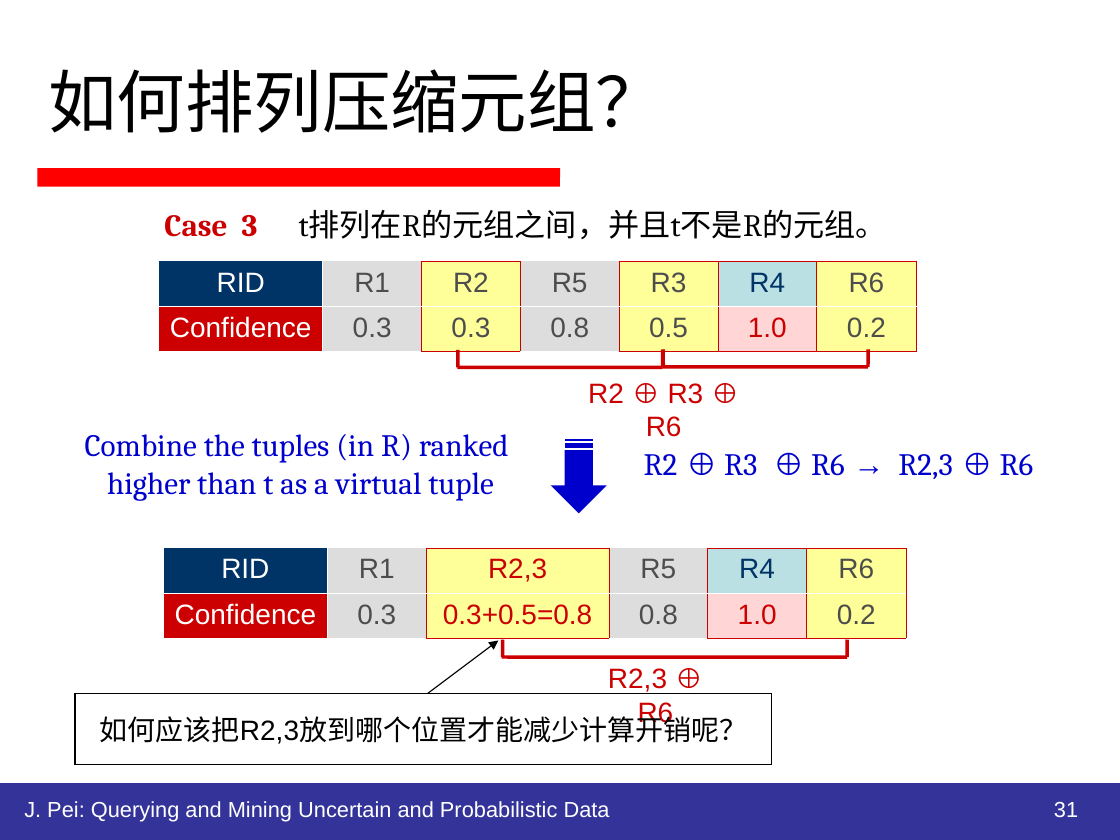
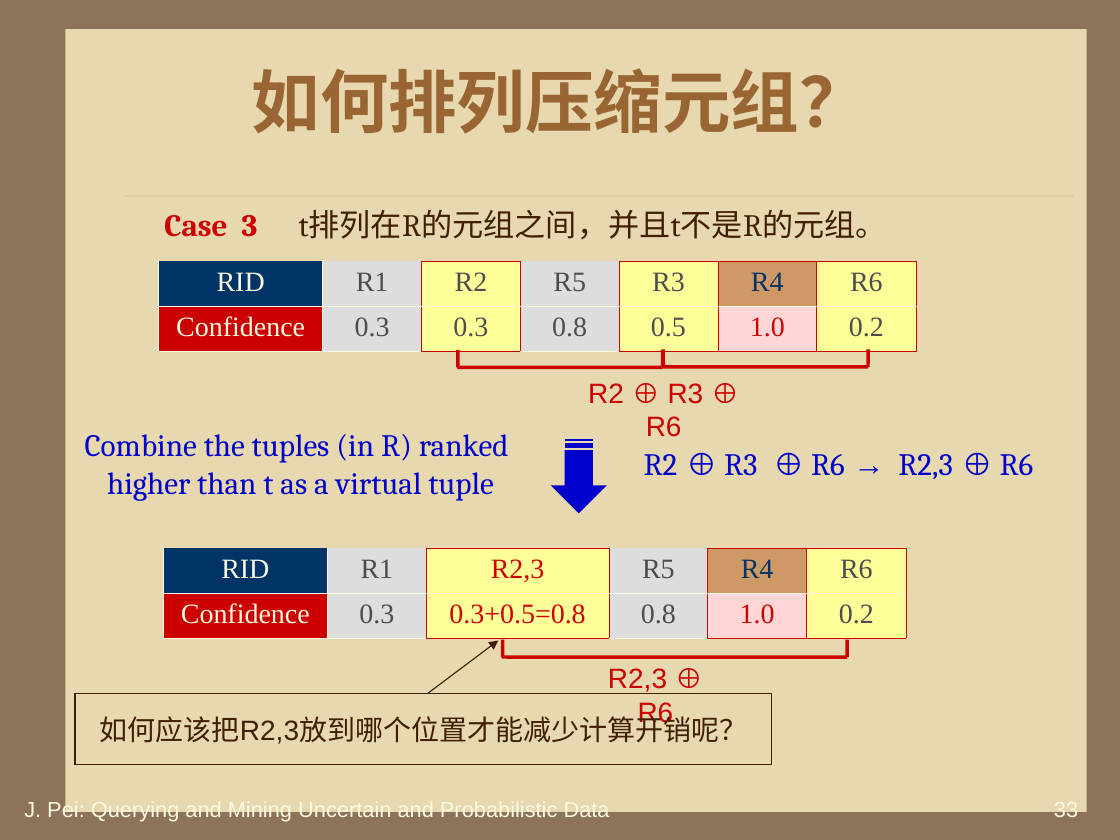
Before and after one commit to HiltonWei/wpstest, a slide deck: slide 33 of branches/区钺坚/读书报告/不确定性数据的查询分析处理.ppt (slide 31 before the commit). Drawn at 1120x840 pixels with LibreOffice and Linux fonts; fonts in the diff are those of the drawing; background and template pictures are left out. Boxes give left, top, right and bottom in pixels: in the first picture for what was removed or moved away, otherwise in the second. Text is boxed around its words. In the diff, an @@ line names an element or a change of style, - is before the commit and + after.

```diff
--- a/branches/区钺坚/读书报告/不确定性数据的查询分析处理.ppt
+++ b/branches/区钺坚/读书报告/不确定性数据的查询分析处理.ppt
@@ background #FFFFFF to #8C735A @@
@@ title "如何排列压缩元组？" at bbox=[252, 68, 868, 134]: font Arial to Times New Roman, text colour #000000 to #996633, bold on; alignment left to centre @@
@@ rectangle added at bbox=[65, 29, 1086, 812], fill #E7D8AF @@
@@ line removed from (37, 177) to (560, 177) @@
@@ line added from (124, 196) to (1073, 196), #A08366 0.26 pt @@
@@ text "Case 3 t排列在R的元组之间，并且t不是R的元组。" at bbox=[164, 210, 887, 239]: text colour #000000 to #402000 in "t排列在R的元组之间，并且t不是R的元组。" @@
@@ table at bbox=[159, 261, 916, 351] @@
@@ fill #BBE0E3 to #CE9964 in row 1, column 6 @@
@@ font Arial to Times New Roman @@
@@ text colour #FFFFFF to #FBFAE2 in "RID", "Confidence" @@
@@ borders changed @@
@@ table at bbox=[164, 548, 906, 637] @@
@@ fill #BBE0E3 to #CE9964 in row 1, column 5 @@
@@ font Arial to Times New Roman @@
@@ text colour #FFFFFF to #FBFAE2 in "RID", "Confidence" @@
@@ borders changed @@
@@ arrow (428, 693) - (498, 641): stroke #000000 0.74 pt to #402000 0.74 pt @@
@@ rectangle "如何应该把R2,3放到哪个位置才能减少计算开销呢？" at bbox=[75, 693, 772, 764]: text colour #000000 to #402000; outline #000000 0.74 pt to #402000 0.74 pt @@
@@ rectangle removed at bbox=[0, 784, 1120, 840] @@
@@ text "J. Pei: Querying and Mining ..." at bbox=[24, 800, 610, 822]: text colour #FFFFFF to #FBFAE2 @@
@@ page number at bbox=[1054, 802, 1078, 822]: text changed; text colour #FFFFFF to #FBFAE2 @@
-31
+33
```
Also in this commit, not shown: 38 other slides changed, 19 slides added, 1 slide removed, 2 other files.
